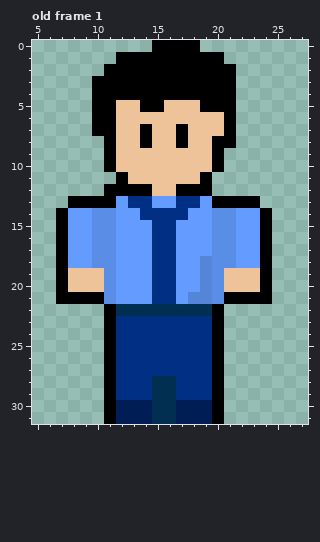
One commit to this pixel-art file: Art/Aseprite/Minseo.aseprite. The picture above was drawn from the file before the commit.
32x32 pixels, 23 frames. Shown: old frame 1: x 5..27, y 0..31. The commit also changed other frames, which this record leaves out.
After the commit:
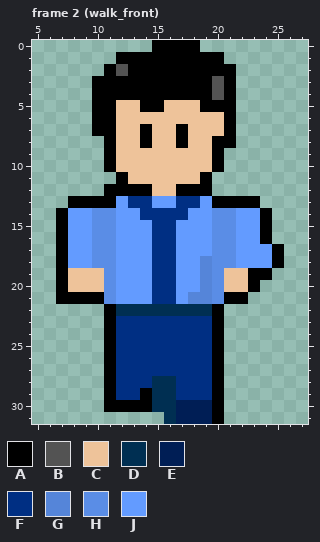
Palette (. is transparent): A #000000  B #535353  C #eec39a  D #002f52  E #001e55  F #002f83  G #5585d9  H #5a8de6  J #639bff
A new or re-ordered frame is compared with the old frame closest to it.
The edit:
frames re-ordered
Frame 2 (walk_front) against old frame 1:
y 2: x 12 A -> B
y 3..4: x 20 A -> B
y 17..18: x 24..25 A. -> JA
y 19: x 23 C -> A
y 20: x 23..24 CA -> A.
y 21: x 23..24 AA -> ..
y 29: x 14 F -> A
y 30: x 12..14 EEE -> AAA
y 31: x 11..15 AEEED -> .....
